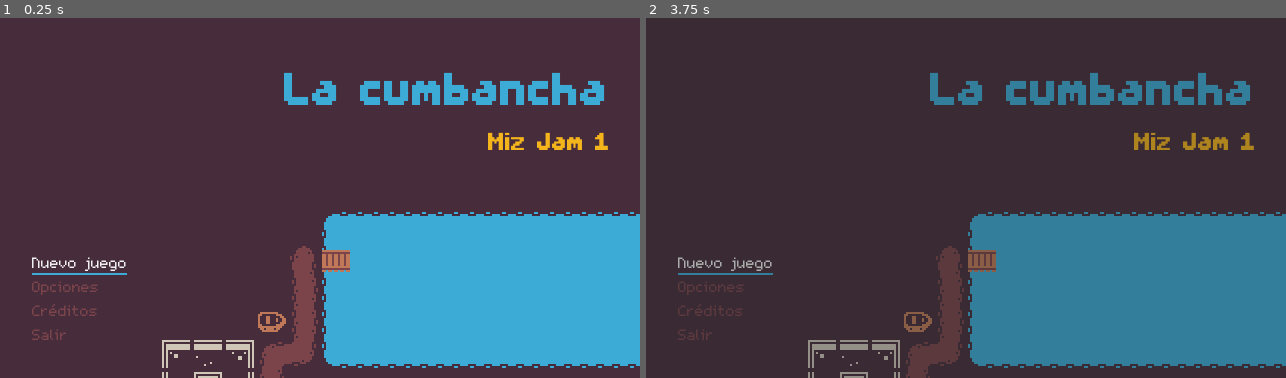
Above: before the commit, frames 1-2 (left to right).
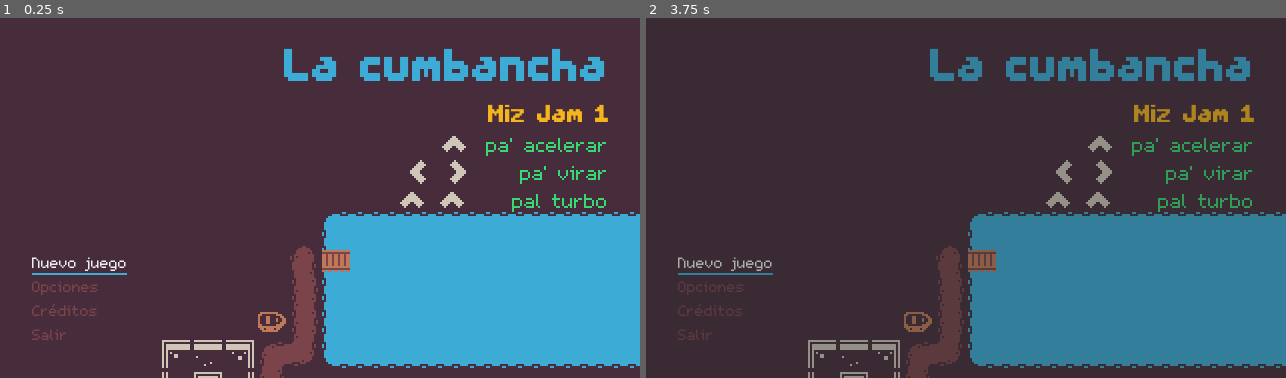
Above: after the commit, the same moments.

Repository: Perro-Viejo/miz-jam-1
Game: Godot game, scene res://src/Game/Game.tscn
The game is run twice, just before and just after one commit, with the same random seed, the same clock (stepped at 60 frames per second) and the same inputs. Sound files missing from this copy of the repository are replaced by a short silence.
Inputs:
- Up to frame 1 (0.25 s): no input
- Up to frame 2 (3.75 s): click "Nuevo juego" at 0.5 s; click "Nuevo juego" at 1.25 s; click "Créditos" at 2 s; click "Opciones" at 2.75 s; tap Enter (ui_accept) at 3.5 s; hold D (Right) from 3.53 s (still down); tap X (Drop) at 3.6 s

The runs differ from the first frame. In frame 1, 5.5% of the frame differs, in the area x 44-95%, y 8-54%; in frame 2, 5.5%.

Commit message:
Added key instructions to Main Menu.
Fixed bug of focus lost after clicking the HTML5 panel.

Diff:
--- a/game/assets/localization/localization.csv
+++ b/game/assets/localization/localization.csv
@@ -33,3 +33,7 @@
 CANCEL,Cancel,Cancelar
 LANGUAGES,Languages,Idiomas
 WIN,You winner the gaem!,¡Ganastes!
+TUT_USE,Use,Usa
+TUT_ACCELERATE,to accelerate,pa' acelerar
+TUT_TURBO,for turbo,pal turbo
+TUT_TURN,to turn,pa' virar
--- a/game/assets/resources/dynamic_fonts/m5x7_16.tres
+++ b/game/assets/resources/dynamic_fonts/m5x7_16.tres
@@ -4,5 +4,5 @@
 
 [resource]
 outline_size = 1
-outline_color = Color( 0.133333, 0.137255, 0.137255, 1 )
+outline_color = Color( 0.278431, 0.176471, 0.235294, 1 )
 font_data = ExtResource( 1 )
--- a/game/project.godot
+++ b/game/project.godot
@@ -304,7 +304,6 @@
 [locale]
 
 test="es"
-fallback="es"
 translations=PoolStringArray( "res://assets/localization/localization.en.translation", "res://assets/localization/localization.es.translation" )
 
 [rendering]
--- a/game/src/GUI/HTML5Focus/HTMLfocus.gd
+++ b/game/src/GUI/HTML5Focus/HTMLfocus.gd
@@ -8,4 +8,5 @@
 	$Button.show()
 
 func _on_Button_pressed()->void:
+	guiBrain.force_focus()
 	queue_free()
--- a/game/src/Game/Game.tscn
+++ b/game/src/Game/Game.tscn
@@ -17,6 +17,7 @@
 
 [node name="MainMenu" parent="Levels" instance=ExtResource( 2 )]
 layer = -1
+First_Level = "res://src/Levels/Level3.tscn"
 
 [node name="HUDLayer" parent="." instance=ExtResource( 3 )]
 layer = 99
--- a/game/src/TitleScreen/MainMenu.gd
+++ b/game/src/TitleScreen/MainMenu.gd
@@ -15,6 +15,10 @@
 onready var _credits: MarginContainer = find_node('Credits')
 onready var _credits_back: Button = _credits.find_node('Back')
 onready var _devs: Label = find_node('Devs')
+# ---- Los del "tutorial" ----
+onready var _to_accelerate: Label = find_node('ToAccelerate')
+onready var _to_turn: Label = find_node('ToTurn')
+onready var _to_turbo: Label = find_node('ToTurbo')
 # ░░░░░░░░░░░░░░░░░░░░░░░░░░░░░░░░░░░░░░░░░░░░░░░░░░░░░░░░░░░░░░░ Funciones ░░░░
 func _ready()->void:
 	Event.MainMenu = true
@@ -34,7 +38,6 @@
 	Settings.connect('ReTranslate', self, 'retranslate') # Localización
 
 	retranslate()
-
 
 
 func _process(delta):
@@ -85,3 +88,6 @@
 	_credits_btn.text = tr('CREDITS')
 	_exit.text = tr('EXIT')
 	_credits_back.text = tr('BACK')
+	_to_accelerate.text = tr('TUT_ACCELERATE')
+	_to_turbo.text = tr('TUT_TURBO')
+	_to_turn.text = tr('TUT_TURN')
--- a/game/src/TitleScreen/MainMenu.tscn
+++ b/game/src/TitleScreen/MainMenu.tscn
@@ -7,6 +7,10 @@
 [ext_resource path="res://assets/tilesets/la_mar.tres" type="TileSet" id=5]
 [ext_resource path="res://src/Characters/Cars.tscn" type="PackedScene" id=6]
 [ext_resource path="res://src/Characters/JumpingBoat/JumpingBoat.tscn" type="PackedScene" id=7]
+[ext_resource path="res://assets/resources/dynamic_fonts/m5x7_16.tres" type="DynamicFont" id=8]
+[ext_resource path="res://assets/images/gui/up.png" type="Texture" id=9]
+[ext_resource path="res://assets/images/gui/left.png" type="Texture" id=10]
+[ext_resource path="res://assets/images/gui/right.png" type="Texture" id=11]
 
 [sub_resource type="StyleBoxFlat" id=1]
 bg_color = Color( 0.278431, 0.176471, 0.235294, 0 )
@@ -17,6 +21,8 @@
 
 [sub_resource type="DynamicFont" id=3]
 font_data = ExtResource( 2 )
+
+[sub_resource type="StyleBoxEmpty" id=11]
 
 [sub_resource type="StyleBoxEmpty" id=4]
 content_margin_bottom = 6.0
@@ -155,7 +161,7 @@
 anchor_right = 1.0
 anchor_bottom = 1.0
 custom_constants/margin_right = 16
-custom_constants/margin_top = 16
+custom_constants/margin_top = 4
 custom_constants/margin_left = 16
 custom_constants/margin_bottom = 16
 __meta__ = {
@@ -164,18 +170,18 @@
 
 [node name="VBoxMain" type="VBoxContainer" parent="BG/MarginContainer"]
 margin_left = 16.0
-margin_top = 16.0
+margin_top = 4.0
 margin_right = 304.0
-margin_bottom = 164.0
+margin_bottom = 179.0
 size_flags_vertical = 3
 
 [node name="NameContainer" type="VBoxContainer" parent="BG/MarginContainer/VBoxMain"]
 margin_left = 126.0
 margin_right = 288.0
-margin_bottom = 72.0
+margin_bottom = 97.0
 size_flags_horizontal = 8
 size_flags_vertical = 3
-custom_constants/separation = 0
+custom_constants/separation = -2
 
 [node name="LaCumbancha" type="Label" parent="BG/MarginContainer/VBoxMain/NameContainer"]
 margin_right = 162.0
@@ -186,25 +192,124 @@
 align = 2
 
 [node name="Version" type="Label" parent="BG/MarginContainer/VBoxMain/NameContainer"]
-margin_top = 37.0
+margin_top = 35.0
 margin_right = 162.0
-margin_bottom = 57.0
+margin_bottom = 55.0
 custom_fonts/font = SubResource( 3 )
 custom_colors/font_color = Color( 0.956863, 0.705882, 0.105882, 1 )
 text = "Miz Jam 1"
 align = 2
 
+[node name="Accelerate" type="HBoxContainer" parent="BG/MarginContainer/VBoxMain/NameContainer"]
+margin_left = 68.0
+margin_top = 53.0
+margin_right = 162.0
+margin_bottom = 69.0
+size_flags_horizontal = 8
+alignment = 2
+
+[node name="Up" type="TextureRect" parent="BG/MarginContainer/VBoxMain/NameContainer/Accelerate"]
+margin_right = 16.0
+margin_bottom = 16.0
+texture = ExtResource( 9 )
+
+[node name="Separator" type="VSeparator" parent="BG/MarginContainer/VBoxMain/NameContainer/Accelerate"]
+margin_left = 20.0
+margin_right = 20.0
+margin_bottom = 16.0
+custom_styles/separator = SubResource( 11 )
+custom_constants/separation = 0
+
+[node name="ToAccelerate" type="Label" parent="BG/MarginContainer/VBoxMain/NameContainer/Accelerate"]
+margin_left = 24.0
+margin_top = 1.0
+margin_right = 94.0
+margin_bottom = 14.0
+custom_fonts/font = ExtResource( 8 )
+custom_colors/font_color = Color( 0.219608, 0.85098, 0.45098, 1 )
+text = "para acelerar"
+
+[node name="Turn" type="HBoxContainer" parent="BG/MarginContainer/VBoxMain/NameContainer"]
+margin_left = 50.0
+margin_top = 67.0
+margin_right = 162.0
+margin_bottom = 83.0
+size_flags_horizontal = 8
+alignment = 2
+
+[node name="Left" type="TextureRect" parent="BG/MarginContainer/VBoxMain/NameContainer/Turn"]
+margin_right = 16.0
+margin_bottom = 16.0
+texture = ExtResource( 10 )
+
+[node name="Right" type="TextureRect" parent="BG/MarginContainer/VBoxMain/NameContainer/Turn"]
+margin_left = 20.0
+margin_right = 36.0
+margin_bottom = 16.0
+texture = ExtResource( 11 )
+
+[node name="Separator" type="VSeparator" parent="BG/MarginContainer/VBoxMain/NameContainer/Turn"]
+margin_left = 40.0
+margin_right = 55.0
+margin_bottom = 16.0
+custom_styles/separator = SubResource( 11 )
+custom_constants/separation = 15
+
+[node name="ToTurn" type="Label" parent="BG/MarginContainer/VBoxMain/NameContainer/Turn"]
+margin_left = 59.0
+margin_top = 1.0
+margin_right = 112.0
+margin_bottom = 14.0
+custom_fonts/font = ExtResource( 8 )
+custom_colors/font_color = Color( 0.219608, 0.85098, 0.45098, 1 )
+text = "para virar"
+
+[node name="Turbo" type="HBoxContainer" parent="BG/MarginContainer/VBoxMain/NameContainer"]
+margin_left = 48.0
+margin_top = 81.0
+margin_right = 162.0
+margin_bottom = 97.0
+size_flags_horizontal = 8
+alignment = 2
+
+[node name="Up" type="TextureRect" parent="BG/MarginContainer/VBoxMain/NameContainer/Turbo"]
+margin_right = 16.0
+margin_bottom = 16.0
+texture = ExtResource( 9 )
+
+[node name="Up2" type="TextureRect" parent="BG/MarginContainer/VBoxMain/NameContainer/Turbo"]
+margin_left = 20.0
+margin_right = 36.0
+margin_bottom = 16.0
+texture = ExtResource( 9 )
+
+[node name="Separator" type="VSeparator" parent="BG/MarginContainer/VBoxMain/NameContainer/Turbo"]
+margin_left = 40.0
+margin_right = 54.0
+margin_bottom = 16.0
+custom_styles/separator = SubResource( 11 )
+custom_constants/separation = 14
+
+[node name="ToTurbo" type="Label" parent="BG/MarginContainer/VBoxMain/NameContainer/Turbo"]
+margin_left = 58.0
+margin_top = 1.0
+margin_right = 114.0
+margin_bottom = 14.0
+custom_fonts/font = ExtResource( 8 )
+custom_colors/font_color = Color( 0.219608, 0.85098, 0.45098, 1 )
+text = "para turbo"
+
 [node name="ButtonsContainer" type="HBoxContainer" parent="BG/MarginContainer/VBoxMain"]
-margin_top = 76.0
+margin_top = 101.0
 margin_right = 288.0
-margin_bottom = 148.0
+margin_bottom = 175.0
 size_flags_horizontal = 3
 size_flags_vertical = 3
 
 [node name="ButtonContainer" type="VBoxContainer" parent="BG/MarginContainer/VBoxMain/ButtonsContainer"]
-margin_top = 22.0
+margin_top = 24.0
 margin_right = 52.0
-margin_bottom = 72.0
+margin_bottom = 74.0
 size_flags_vertical = 8
 custom_constants/separation = 2
 
Binary file added: game/assets/images/gui/left.png
Not shown, added: game/assets/images/gui/left.png.import
Binary file added: game/assets/images/gui/right.png
Not shown, added: game/assets/images/gui/right.png.import
Binary file added: game/assets/images/gui/up.png
Not shown, added: game/assets/images/gui/up.png.import
Binary file changed: game/assets/localization/localization.en.translation
Binary file changed: game/assets/localization/localization.es.translation
Not shown: 1 places in game/src/TitleScreen/MainMenu.tscn that only renumber resources
